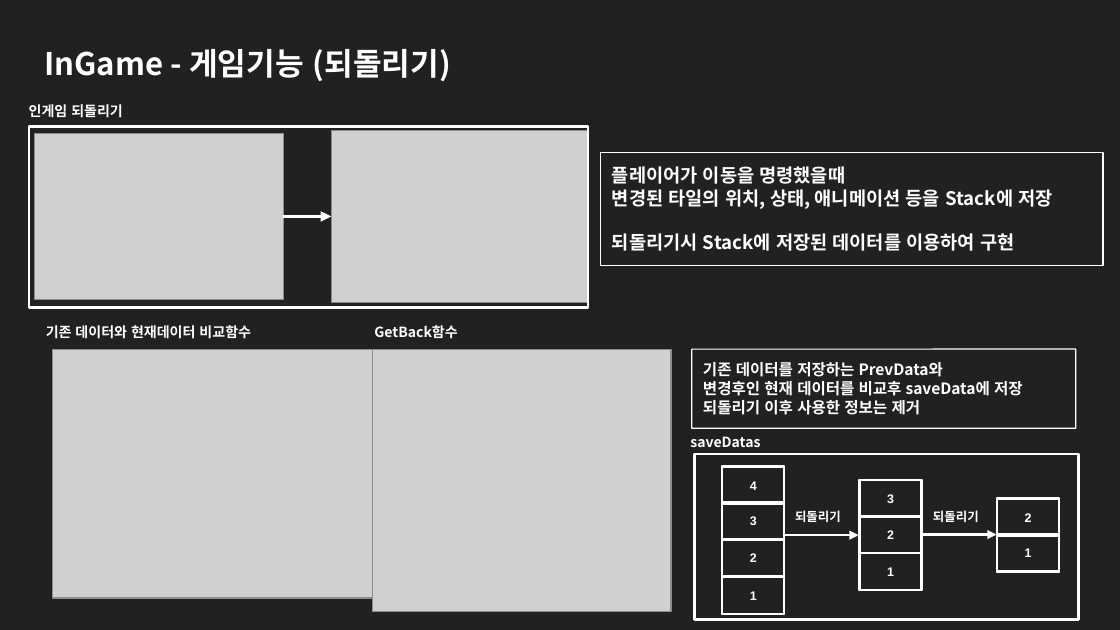
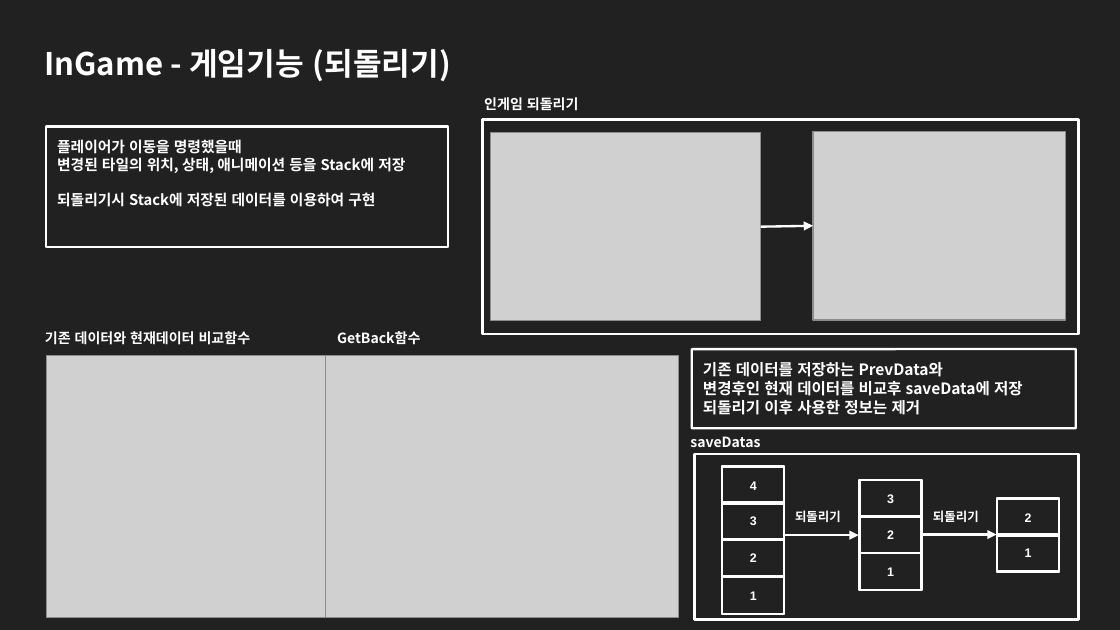
Before and after one commit to Chujer/Portfolio, a slide deck: slide 8 of DirectX 2D/DX2D_BabaIsYou Potfolio 22.10.17/BabaIsYou 기술문서.pptx. Drawn at 1120x630 pixels with LibreOffice and Linux fonts; fonts in the diff are those of the drawing; grey boxes stand for pictures. Boxes give left, top, right and bottom in pixels: in the first picture for what was removed or moved away, otherwise in the second. Text is boxed around its words. In the diff, an @@ line names an element or a change of style, - is before the commit and + after.

```diff
--- a/DirectX 2D/DX2D_BabaIsYou Potfolio 22.10.17/BabaIsYou 기술문서.pptx
+++ b/DirectX 2D/DX2D_BabaIsYou Potfolio 22.10.17/BabaIsYou 기술문서.pptx
@@ text "인게임 되돌리기": place and size @@
-text "인게임 되돌리기" at (29,104,123,118)
+text "인게임 되돌리기" at (484,97,579,111)
@@ rectangle "플레이어가 이동을 명령했을때": place and size @@
-rectangle "플레이어가 이동을 명령했을때" at (600,152,1103,265)
+rectangle "플레이어가 이동을 명령했을때" at (46,127,448,248)
@@ rectangle "플레이어가 이동을 명령했을때" at (46,127,448,248): size 12 to 9.5 pt; outline #FFFFFF 0.75 pt to #FFFFFF 1.5 pt @@
@@ rectangle: place and size @@
-rectangle at (29,127,588,308)
+rectangle at (483,120,1079,335)
@@ picture: place and size @@
-picture at (35,133,283,299)
+picture at (491,133,760,321)
@@ picture: place and size @@
-picture at (332,131,588,302)
+picture at (813,132,1065,320)
@@ arrow removed from (283, 216) to (332, 216) @@
@@ arrow added from (760, 226) to (813, 226), #FFFFFF 1.5 pt @@
@@ text "기존 데이터와 현재데이터 비교함수": place and size @@
-text "기존 데이터와 현재데이터 비교함수" at (46,325,251,339)
+text "기존 데이터와 현재데이터 비교함수" at (45,331,251,345)
@@ text "GetBack함수": place and size @@
-text "GetBack함수" at (374,325,457,339)
+text "GetBack함수" at (337,331,420,345)
@@ picture: place and size @@
-picture at (53,349,502,598)
+picture at (47,355,600,617)
@@ picture: place and size @@
-picture at (373,349,672,612)
+picture at (326,355,679,617)
@@ rectangle "기존 데이터를 저장하는 PrevData와" at (692,349,1076,429): outline #FFFFFF 0.75 pt to #FFFFFF 1.5 pt @@
```
Also in this commit, not shown: 3 other slides changed, 4 other files.
